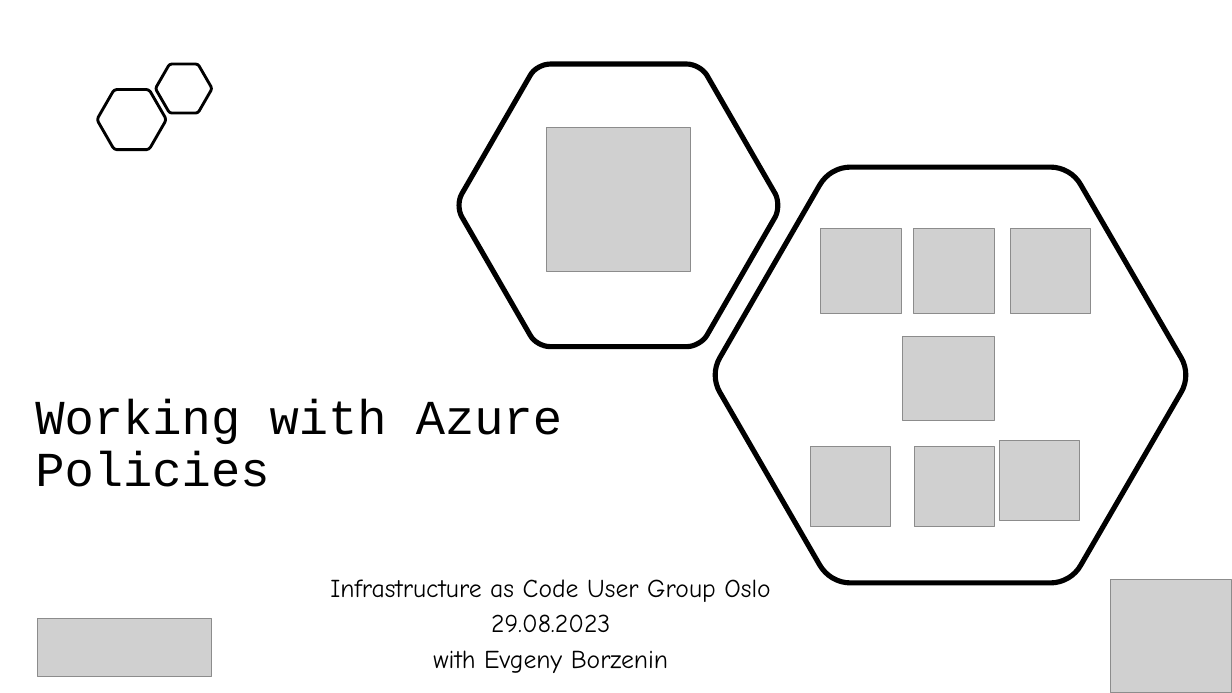
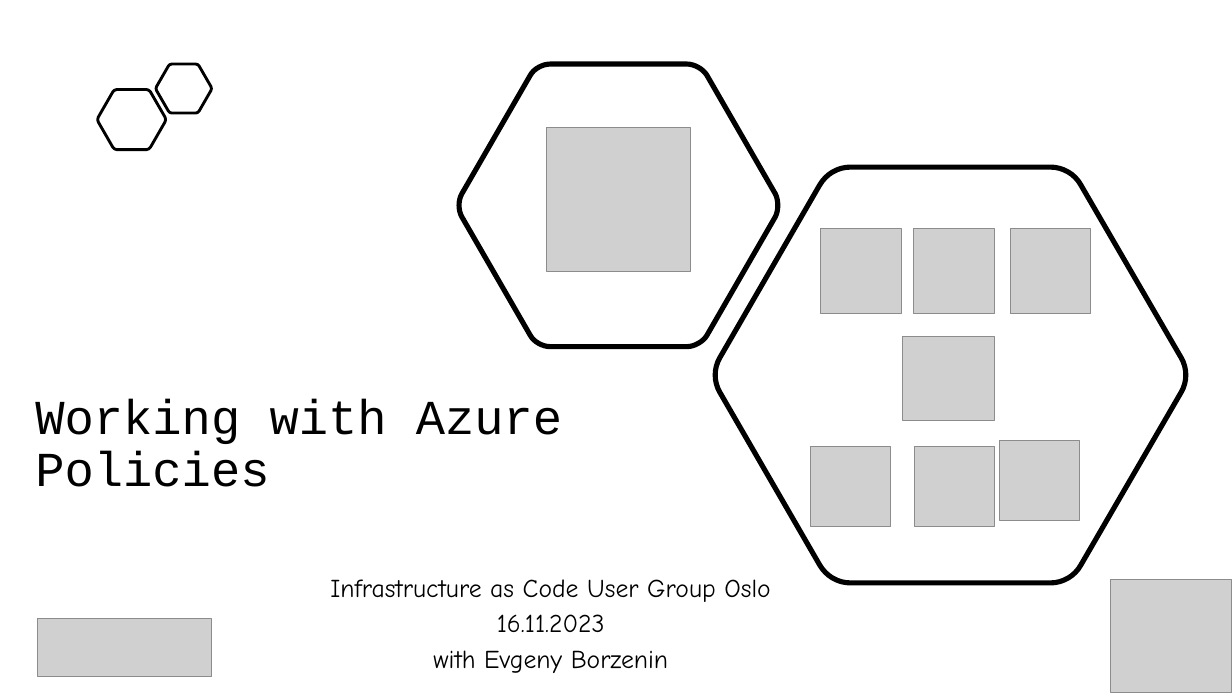
Before and after one commit to Infrastructure-AsCode/azure-policy-101, a slide deck: slide 1 of slides/workling-with-azure-policies.pptx. Drawn at 1232x693 pixels with LibreOffice and Linux fonts; fonts in the diff are those of the drawing; grey boxes stand for pictures. Boxes give left, top, right and bottom in pixels: in the first picture for what was removed or moved away, otherwise in the second. Text is boxed around its words. In the diff, an @@ line names an element or a change of style, - is before the commit and + after.

```diff
--- a/slides/workling-with-azure-policies.pptx
+++ b/slides/workling-with-azure-policies.pptx
@@ subtitle at <box>497,614,605,632</box>: text changed @@
-29.08.2023
+16.11.2023
```
Also in this commit, not shown: 5 other files.
